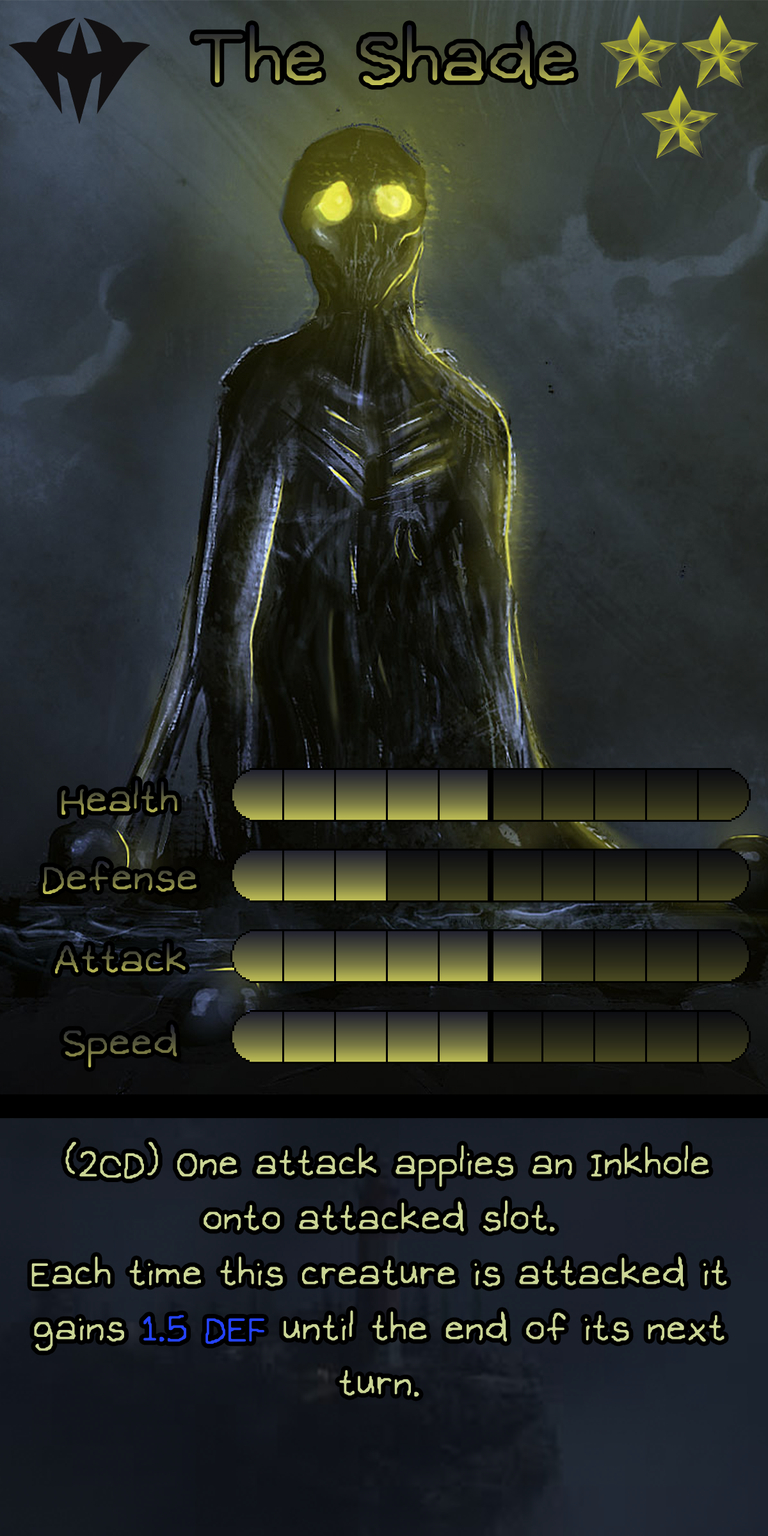
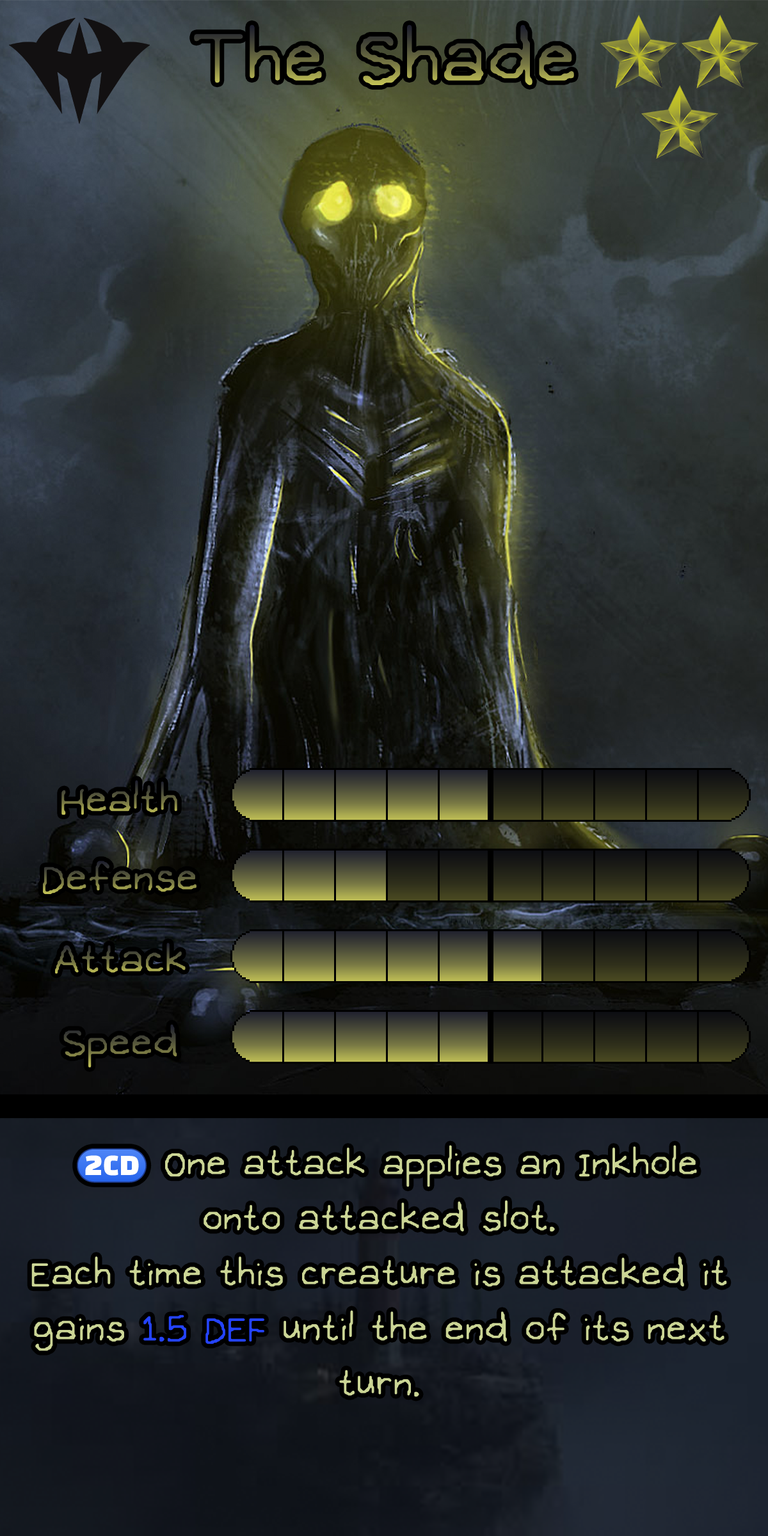
The second (768, 1536) image is a revision of the first. Changes to its layers:
painted on "Ability" over [46, 1141, 710, 1337]
